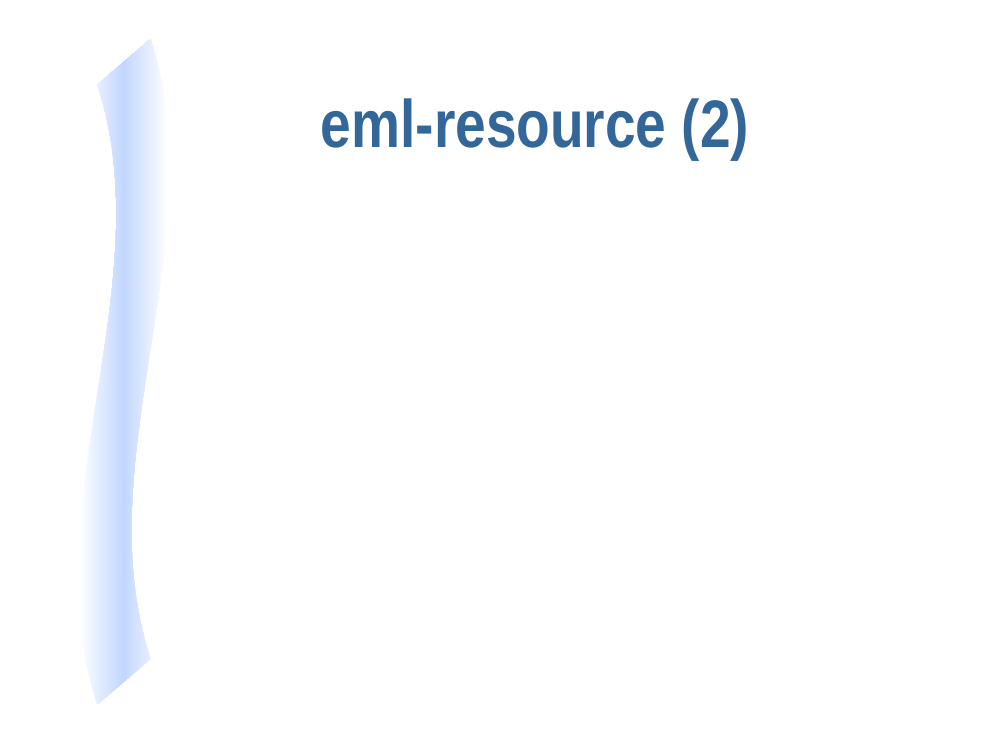
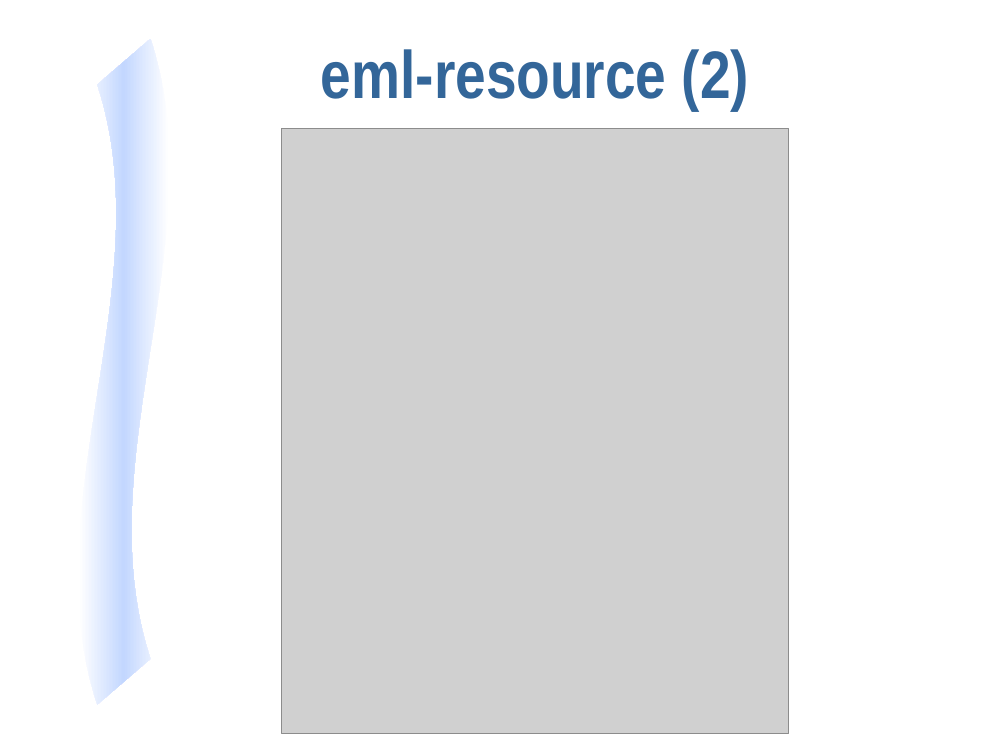
Before and after one commit to NCEAS/eml, a slide deck: slide 20 of display/eml-overview-200010402.ppt. Drawn at 1008x756 pixels with LibreOffice and Linux fonts; fonts in the diff are those of the drawing; grey boxes stand for pictures. Boxes give left, top, right and bottom in pixels: in the first picture for what was removed or moved away, otherwise in the second. Text is boxed around its words. In the diff, an @@ line names an element or a change of style, - is before the commit and + after.

```diff
--- a/display/eml-overview-200010402.ppt
+++ b/display/eml-overview-200010402.ppt
@@ title "eml-resource (2)" moved from (x1=321, y1=98, x2=749, y2=159) to (x1=321, y1=49, x2=749, y2=110) @@
@@ picture added at (x1=282, y1=128, x2=789, y2=733) @@
```
Also in this commit, not shown: 8 other slides changed, 1 slide added.
